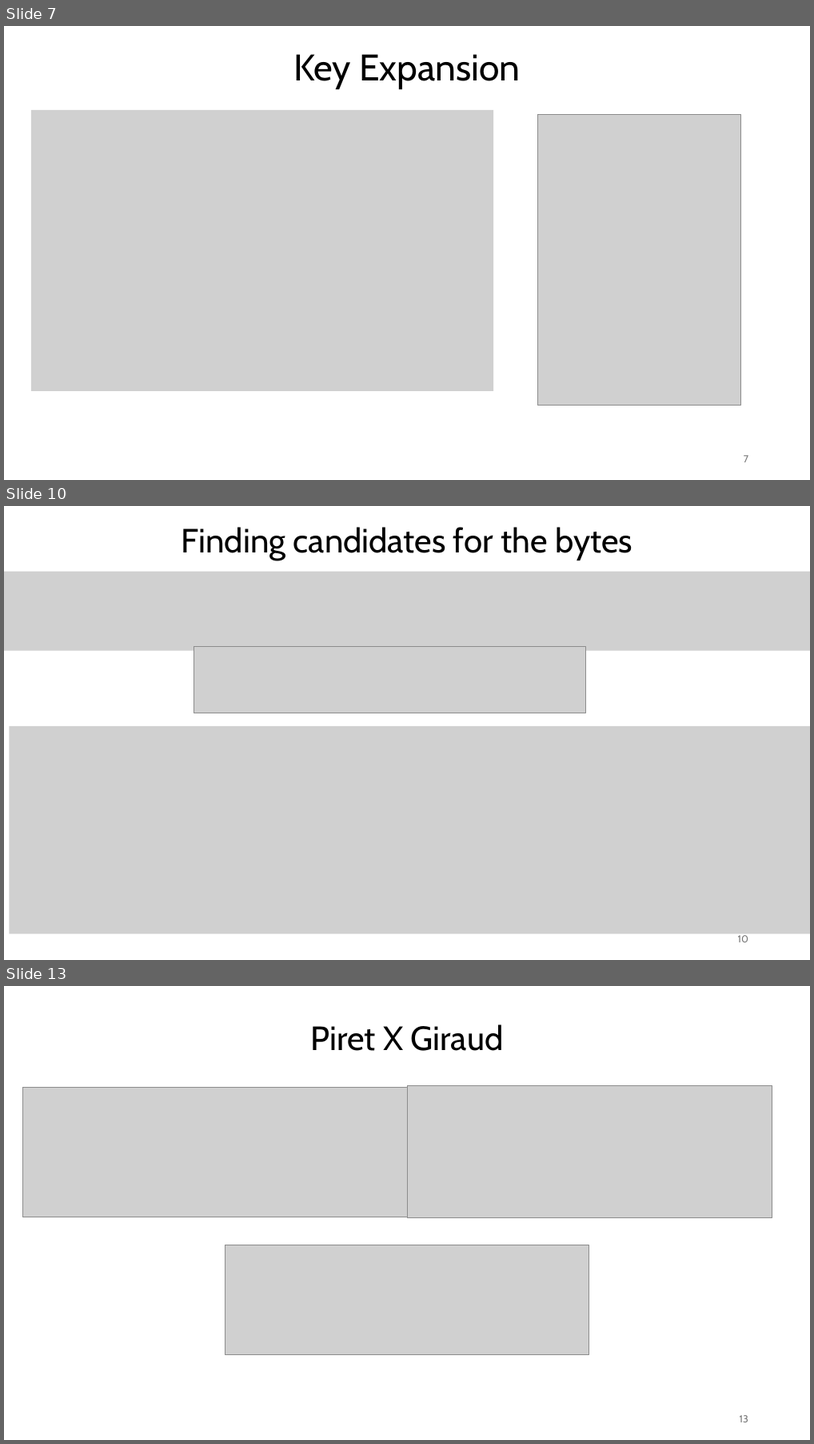
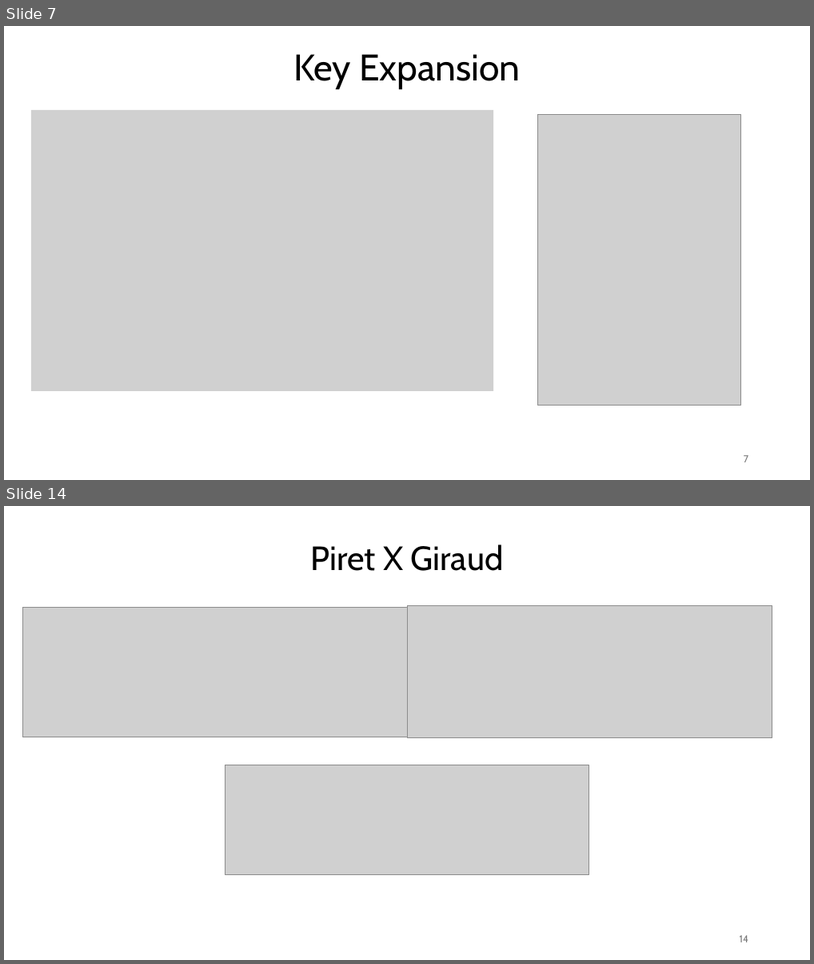
Before and after one commit to Specht1000/PFE-SM4-Fault-Injection, a slide deck: docs/Apresentation_PFE.pptx. Shown one above the other, each under a label of ours: slides 7, 10 and 13 before the commit, slides 7 and 14 after it; the slides between them are not shown. The pictures are 814x1444 and 814x964 pixels, drawn with LibreOffice and Linux fonts; fonts in the diff are those of the drawing; grey boxes stand for pictures. Boxes give left, top, right and bottom in pixels: in the first picture for what was removed or moved away, otherwise in the second. Text is boxed around its words. In the diff, an @@ line names an element or a change of style, - is before the commit and + after.

```diff
--- a/docs/Apresentation_PFE.pptx
+++ b/docs/Apresentation_PFE.pptx
@@ slide 10 removed at (4,506,810,960), background #FFFFFF @@
@@ text removed at (182,527,633,560) @@
-Finding candidates for the bytes
@@ picture removed at (4,572,810,651) @@
@@ picture removed at (194,646,586,713) @@
@@ picture removed at (10,726,810,934) @@
@@ page number removed at (738,935,749,942) @@
-10
@@ what was slide 13 is now slide 14 @@
@@ page number at (740,935,749,942): text changed @@
-13
+14
```
Also in this commit, not shown: 1 slide changed, 8 slides added, 5 other slides removed, 34 other files.
